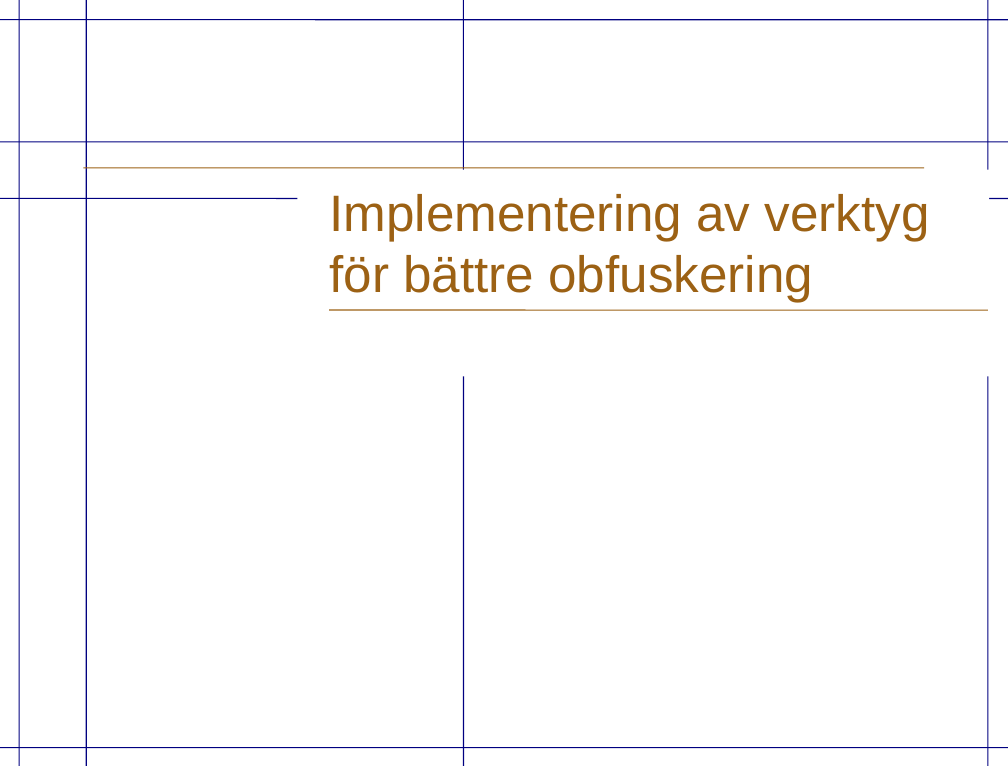
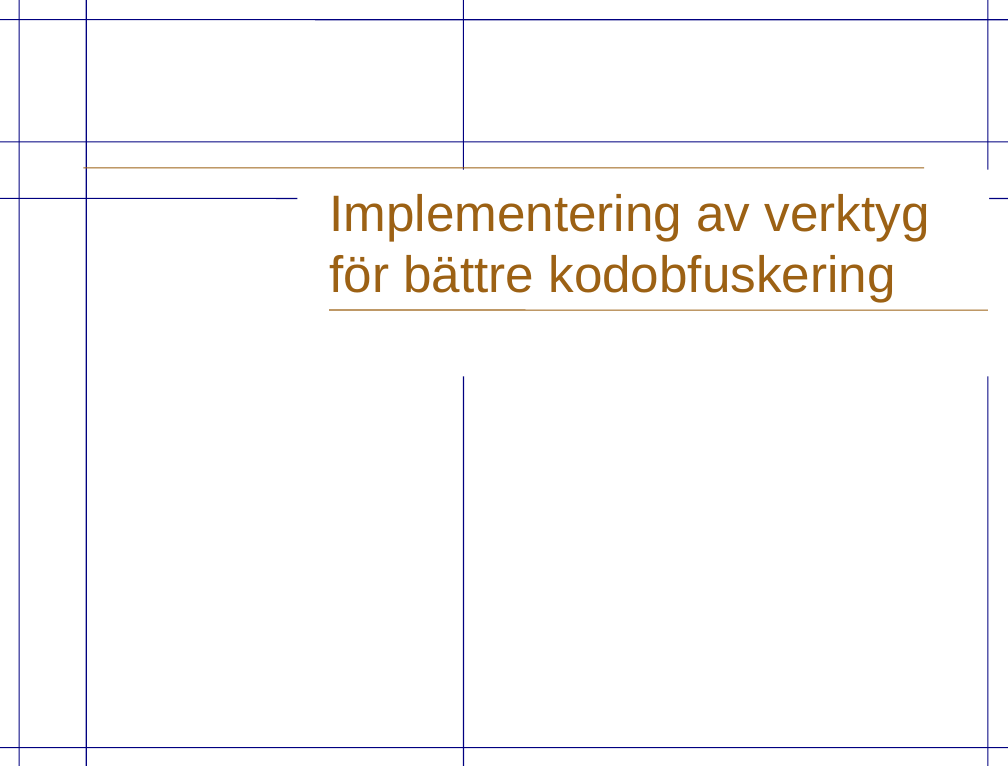
Before and after one commit to eriknylander/exjobb, a slide deck: slide 2 of Presentation/ExjobbPresentation.odp. Drawn at 1008x766 pixels with LibreOffice and Linux fonts; fonts in the diff are those of the drawing; background and template pictures are left out. Boxes give left, top, right and bottom in pixels: in the first picture for what was removed or moved away, otherwise in the second. Text is boxed around its words. In the diff, an @@ line names an element or a change of style, - is before the commit and + after.

Commit message:
More presentation stuff

```diff
--- a/Presentation/ExjobbPresentation.odp
+++ b/Presentation/ExjobbPresentation.odp
@@ title at (330,194,930,302): text changed @@
-Implementering av verktyg för bättre obfuskering
+Implementering av verktyg för bättre kodobfuskering
```
Also in this commit, not shown: 1 other slide changed, 10 slides added, 3 other files.
